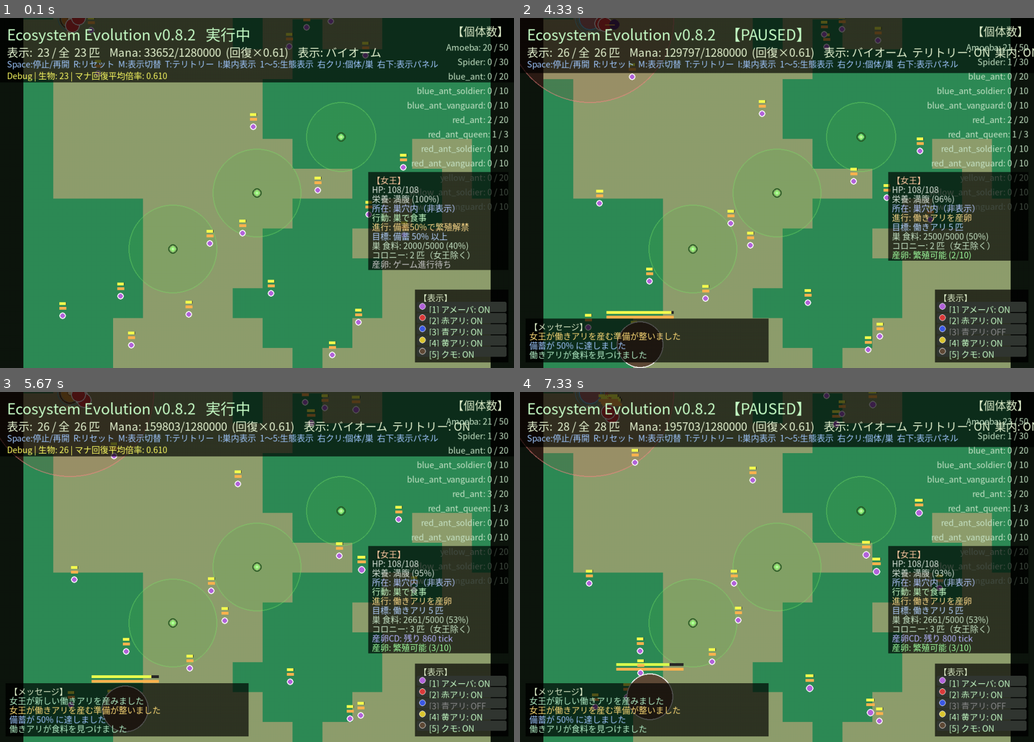
Above: before the commit, frames 1-4 (two rows, left to right).
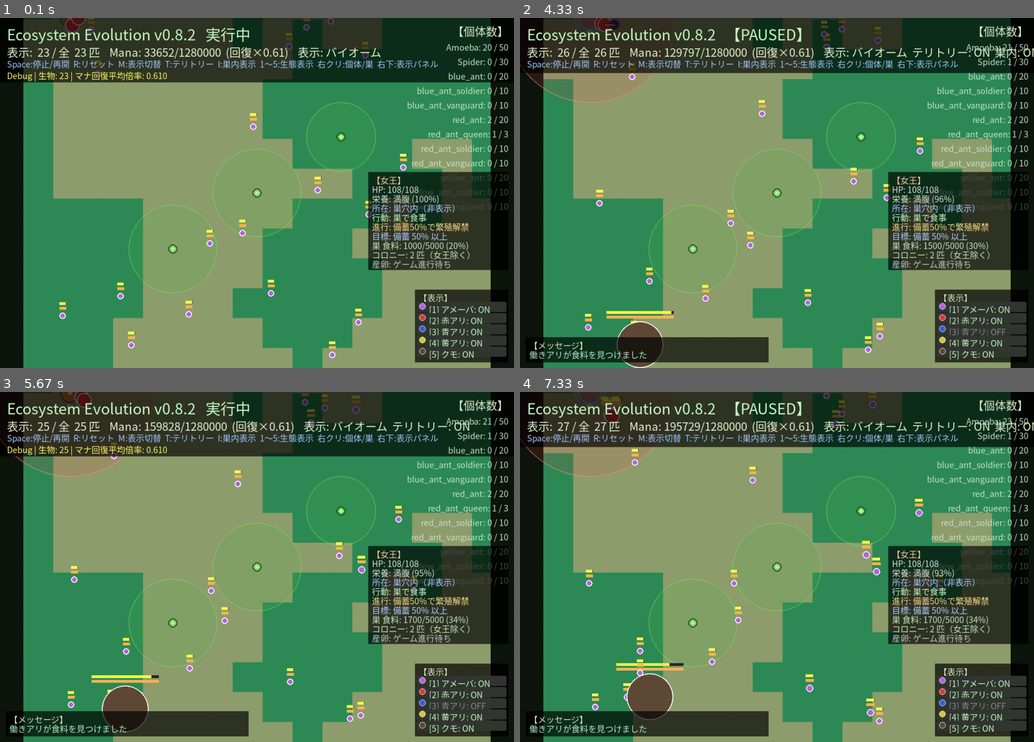
Above: after the commit, the same moments.

Repository: illuaStudio/ecosystem_evo
Game: pygame game, started from src/main.py
Same seed, same stepped clock (60 frames per second), same inputs: the game is played once before the commit and once after it.
Inputs (mouse positions are in pixels of both pictures, inside the frame that each line leads up to):
- Up to frame 1 (0.1 s): no input
- Up to frame 2 (4.33 s): click "[3] 青アリ: ON" at 0.38 s; tap Enter at 0.67 s; tap T at 1.5 s; tap Space at 1.83, 2.9, 3.2, 3.4, 3.7, 3.97, 4.3 s; click (617, 273) at 2.22 s; right-click (967, 315) at 2.55 s; hold D 2.83-3.3 s; tap I at 2.98 s; hold A 3.33-3.87 s; hold S 3.9-4.2 s; hold A from 4.23 s (still down)
- Up to frame 3 (5.67 s): tap I at 4.38 s; tap Space at 4.6, 4.73, 5.03 s; release A at 4.63 s; hold D 4.67-5.3 s
- Up to frame 4 (7.33 s): hold A 5.73-6.2 s; tap Space at 5.8, 6.1, 6.3, 6.6, 7.3 s; tap I at 5.88 s; hold D 6.23-6.7 s; hold A from 7.23 s (still down)

The runs differ from the first frame. In frame 1, less than 0.1% of the frame differs, in the area x 11-89%, y 0-67%; in frame 2, 4.7%; in frame 3, 5.3%; in frame 4, 5.4%, in the area x 1-96%, y 0-95%.

Commit message:
女王蟻の食事方法変更

Diff:
--- a/config/sim/species/red_ant_queen.json
+++ b/config/sim/species/red_ant_queen.json
@@ -22,6 +22,7 @@
     "max_satiety": 200.0,
     "metabolism_per_tick": 0.05,
     "satiety_hungry_below": 0.2,
+    "satiety_feed_below": 0.5,
     "satiety_full_above": 0.9,
     "starvation_hp_per_tick": 0.015
   },
--- a/config/sim/worlds/world.json
+++ b/config/sim/worlds/world.json
@@ -56,7 +56,7 @@
         "nest_y": 120.0,
         "territory_radius": 180.0,
         "max_food": 5000.0,
-        "initial_stored_food": 2000.0,
+        "initial_stored_food": 1000.0,
         "food_leak_per_tick": 0.0,
         "food_to_mana_ratio": 0.35,
         "food_leak_reserve_ratio": 0.15,
--- a/src/sim/ai/actions/colony.py
+++ b/src/sim/ai/actions/colony.py
@@ -164,6 +164,8 @@
         feed_radius = float(self.params["feed_radius"])
 
         if is_creature_sheltered(creature):
+            if not self._wants_nest_feed(creature):
+                return False
             if not needs_nest_feed(creature) or not self._has_usable_food(creature):
                 return False
             if not ns.is_at_nest(creature, feed_radius):
@@ -226,6 +228,8 @@
         at_nest = ns.is_at_nest(creature, feed_radius)
 
         if is_creature_sheltered(creature):
+            if not self._wants_nest_feed(creature):
+                return 0.0
             if not needs_nest_feed(creature) or not usable or not at_nest:
                 return 0.0
             return 1.0
--- a/src/sim/entities/species.py
+++ b/src/sim/entities/species.py
@@ -22,6 +22,7 @@
     "poison_resist",
     "starvation_hp_per_tick",
     "field_immunities",
+    "satiety_feed_below",
 })
 
 TRAIT_DEFAULTS = {
@@ -83,6 +84,10 @@
         full = min(1.0, hungry + 0.05)
     traits["satiety_hungry_below"] = hungry
     traits["satiety_full_above"] = full
+    if "satiety_feed_below" in traits:
+        feed = float(traits["satiety_feed_below"])
+        feed = max(hungry, min(full - 0.01, feed))
+        traits["satiety_feed_below"] = feed
     # max_size 未指定時は base_size と同じ（成長なし種用）
     if "max_size" not in raw and "base_size" in raw:
         traits["max_size"] = float(raw["base_size"])
--- a/src/sim/utils/creature_helpers.py
+++ b/src/sim/utils/creature_helpers.py
@@ -38,6 +38,7 @@
     get_nest_feed_config,
     get_nutrition_state,
     get_satiety_full_above,
+    get_satiety_feed_below,
     get_satiety_hungry_below,
     hunger_ratio,
     is_hungry,
@@ -156,6 +157,7 @@
     "get_mana_gradient_direction",
     "get_nutrition_state",
     "get_satiety_full_above",
+    "get_satiety_feed_below",
     "get_satiety_hungry_below",
     "get_species_population_cap",
     "get_territory_radius_for_nest",
--- a/src/sim/utils/nutrition_helpers.py
+++ b/src/sim/utils/nutrition_helpers.py
@@ -26,6 +26,13 @@
 def get_satiety_hungry_below(creature) -> float:
     """満腹度比率がこれ以下なら飢餓。"""
     return float(creature.traits.get("satiety_hungry_below", 0.15))
+
+def get_satiety_feed_below(creature) -> float:
+    """満腹度比率がこれ以下で巣食事ラッチを開始（未指定時は飢餓閾値と同じ）。"""
+    traits = creature.traits
+    if "satiety_feed_below" in traits:
+        return float(traits["satiety_feed_below"])
+    return get_satiety_hungry_below(creature)
 
 def get_satiety_full_above(creature) -> float:
     """満腹度比率の目標上限（巣での食事停止・HUD「満腹」表示）。"""
@@ -94,13 +101,13 @@
         creature.nutrition_recovery = False
         return
     sat = satiety_ratio(creature)
-    if sat <= get_satiety_hungry_below(creature):
+    if sat <= get_satiety_feed_below(creature):
         creature.nutrition_recovery = True
     elif is_nest_feed_satisfied(creature):
         creature.nutrition_recovery = False
 
 def needs_self_feed(creature) -> bool:
-    """自己給餌モード（一度飢餓に入ったら satiety_full_above まで維持）。"""
+    """自己給餌モード（feed_below 以下で開始、satiety_full_above まで維持）。"""
     update_nutrition_recovery(creature)
     return bool(getattr(creature, "nutrition_recovery", False))
 
--- a/src/sim/utils/stats_helpers.py
+++ b/src/sim/utils/stats_helpers.py
@@ -68,6 +68,7 @@
     "starvation_hp_per_tick": "飢餓HP/tick",
     "corpse_decompose_rate": "死骸分解",
     "satiety_hungry_below": "飢餓閾値",
+    "satiety_feed_below": "食事開始閾値",
     "satiety_full_above": "満腹閾値",
 }
 
--- a/tests/sim/test_hunger_behavior.py
+++ b/tests/sim/test_hunger_behavior.py
@@ -340,5 +340,75 @@
         self.assertEqual(feed.calculate_utility(vanguard), 0.0)
 
 
+class TestQueenNestFeeding(unittest.TestCase):
+    def _sheltered_queen(self, satiety_ratio: float):
+        from src.game.command_builder import apply_spawn_profile
+        from src.sim.bridge import SimBridge
+        from src.sim.shelter.state import is_creature_sheltered
+
+        world = World()
+        factory = CreatureFactory()
+        queen = factory.create("red_ant_queen", world=world, x=120, y=120)
+        world.add_creature(queen)
+        apply_spawn_profile(SimBridge(world), queen)
+        queen.satiety = queen.max_satiety * satiety_ratio
+        queen.nutrition_recovery = False
+        update_nutrition_recovery(queen)
+        nest = world.nest_system.get_creature_nest(queen)
+        nest.stored_food = 500.0
+        self.assertTrue(is_creature_sheltered(queen))
+        return world, queen, nest
+
+    def test_queen_feed_below_threshold_from_traits(self):
+        world = World()
+        factory = CreatureFactory()
+        queen = factory.create("red_ant_queen", world=world, x=120, y=120)
+        world.add_creature(queen)
+        from src.sim.utils.creature_helpers import get_satiety_feed_below
+
+        self.assertAlmostEqual(get_satiety_feed_below(queen), 0.5)
+
+    def test_sheltered_queen_does_not_feed_above_feed_below(self):
+        _, queen, _ = self._sheltered_queen(0.60)
+        feed = FeedAtNestAction(feed_radius=38)
+
+        self.assertFalse(needs_self_feed(queen))
+        self.assertEqual(feed.calculate_utility(queen), 0.0)
+        sat_before = queen.satiety
+        feed.execute(queen)
+        self.assertAlmostEqual(queen.satiety, sat_before)
+
+    def test_sheltered_queen_feeds_when_below_feed_below_until_full(self):
+        _, queen, nest = self._sheltered_queen(0.45)
+        feed = FeedAtNestAction(feed_radius=38)
+
+        self.assertTrue(needs_self_feed(queen))
+        self.assertGreater(feed.calculate_utility(queen), 0.0)
+
+        for _ in range(400):
+            if is_satiated(queen):
+                break
+            feed.execute(queen)
+
+        self.assertTrue(is_satiated(queen))
+        self.assertFalse(needs_self_feed(queen))
+        self.assertLess(nest.stored_food, 500.0)
+
+    def test_sheltered_queen_no_chatter_near_full_above(self):
+        _, queen, _ = self._sheltered_queen(0.89)
+        feed = FeedAtNestAction(feed_radius=38)
+
+        self.assertFalse(needs_self_feed(queen))
+        self.assertEqual(feed.calculate_utility(queen), 0.0)
+
+    def test_sheltered_queen_still_feeds_when_hungry(self):
+        _, queen, _ = self._sheltered_queen(0.15)
+        feed = FeedAtNestAction(feed_radius=38)
+
+        self.assertTrue(is_hungry(queen))
+        self.assertTrue(needs_self_feed(queen))
+        self.assertGreater(feed.calculate_utility(queen), 0.0)
+
+
 if __name__ == "__main__":
     unittest.main()
--- a/tools/dev_launcher_fields.py
+++ b/tools/dev_launcher_fields.py
@@ -517,6 +517,7 @@
     "regen_rate": ("マナ再生率", "マナレイヤーの再生速度。", "float", 0, 5000),
     "return_speed_multiplier": ("巣復帰速度倍率", "巡回中に巣へ戻る速度倍率。", "float", 0.3, 3.0),
     "satiety_full_above": ("十分満腹とみなす率", "この満腹率以上で食事不要。", "float", 0.3, 1.0),
+    "satiety_feed_below": ("食事開始とみなす率", "この満腹率以下で巣食事を開始。", "float", 0.2, 0.8),
     "satiety_hungry_below": ("飢餓とみなす率", "この満腹率以下で飢餓。", "float", 0.01, 0.5),
     "scavenge_contact_padding": ("途中食事接触余白", "巣へ向かう途中の死骸接触距離。", "float", 0, 30),
     "sim_ticks_per_step": ("1ステップの tick 数", "描画1回あたりのシミュ tick。", "int", 1, 100),
@@ -1105,6 +1106,18 @@
         max_val=0.5,
     ),
     FieldSpec(
+        "queen_feed_below",
+        "女王",
+        "食事を開始する満腹率",
+        "満腹度÷最大満腹度がこの値を下回ると巣食事を開始し、満腹閾値に達するまで継続します。"
+        "飢餓になる前の予防的な食事に使います。",
+        "sim/species/red_ant_queen.json",
+        "float",
+        ("traits", "satiety_feed_below"),
+        min_val=0.2,
+        max_val=0.8,
+    ),
+    FieldSpec(
         "queen_full_above",
         "女王",
         "満腹とみなす満腹率",
